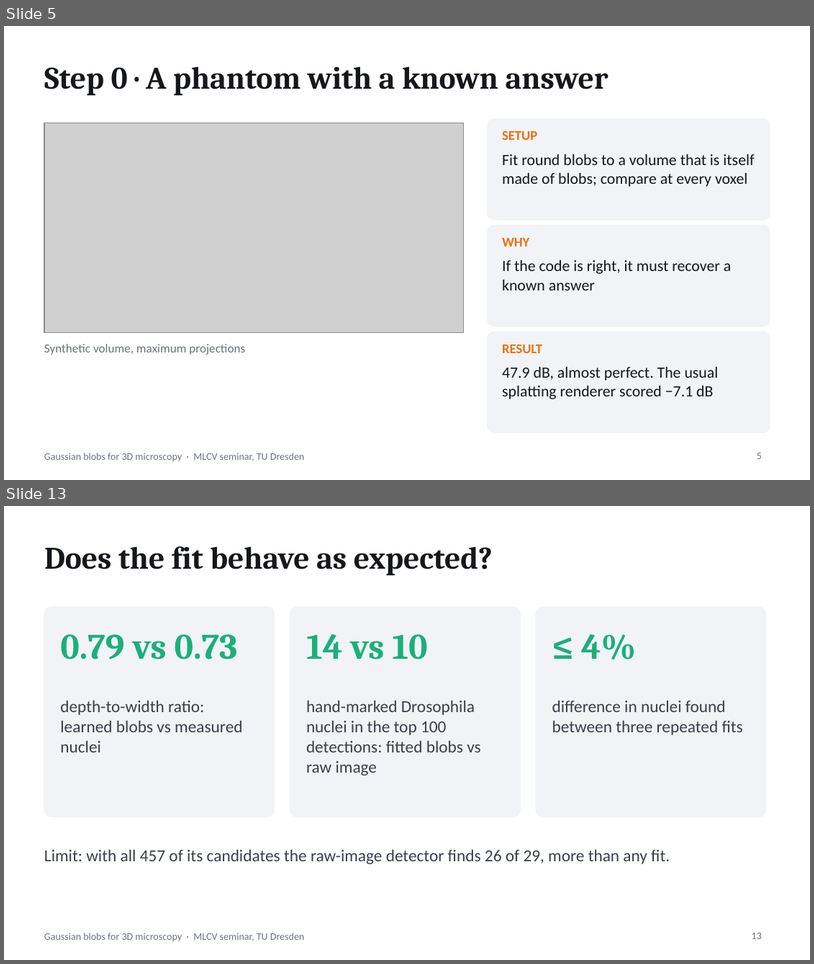
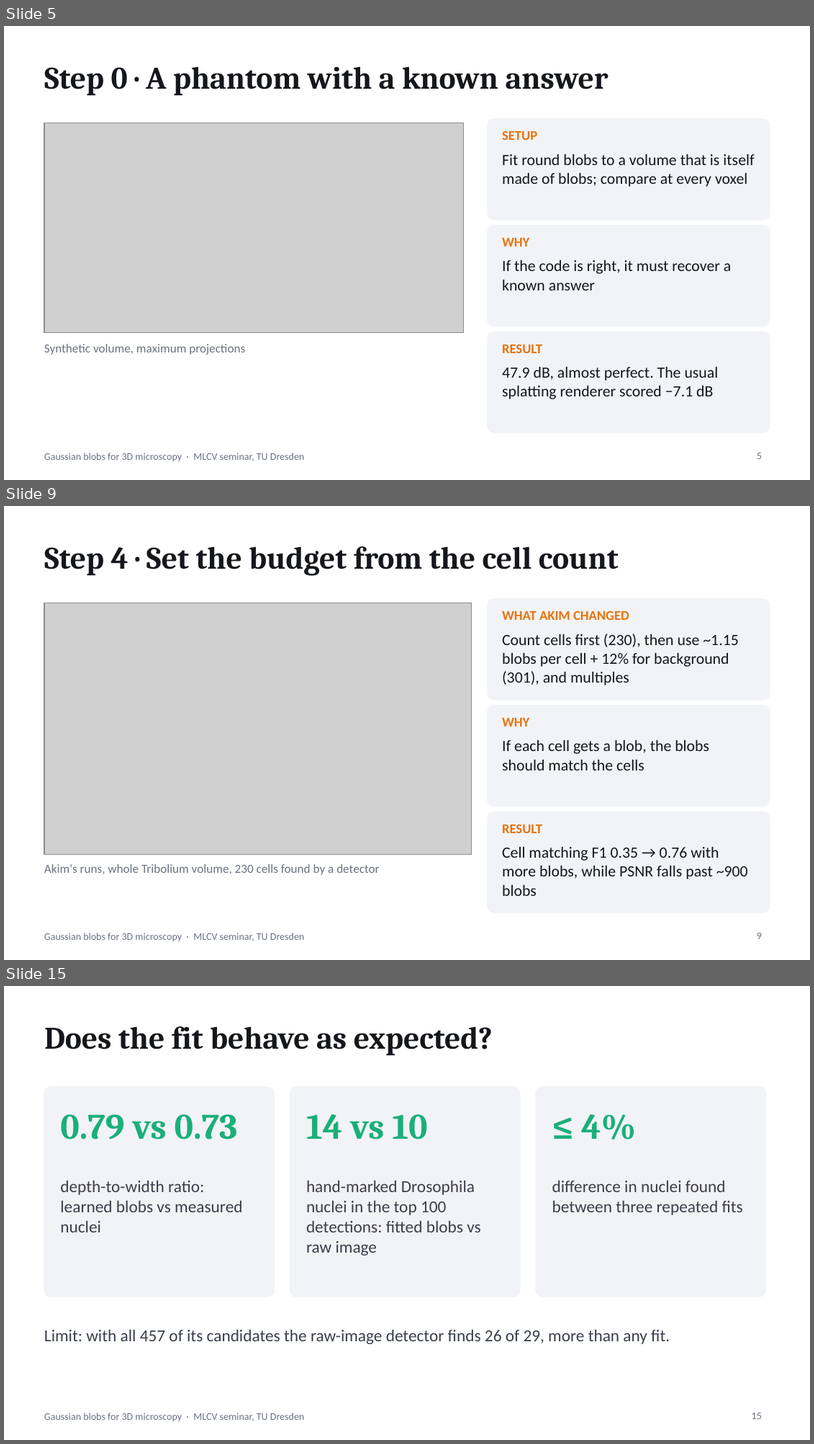
Before and after one commit to asadrizvi64/DeepLearning-Seminar-TeamProject, a slide deck: Gaussian_Blobs_Microscopy_v3.pptx. Shown one above the other, each under a label of ours: slides 5 and 13 before the commit, slides 5, 9 and 15 after it; the slides between them are not shown. The pictures are 814x964 and 814x1444 pixels, drawn with LibreOffice and Linux fonts; fonts in the diff are those of the drawing; grey boxes stand for pictures. Boxes give left, top, right and bottom in pixels: in the first picture for what was removed or moved away, otherwise in the second. Text is boxed around its words. In the diff, an @@ line names an element or a change of style, - is before the commit and + after.

```diff
--- a/Gaussian_Blobs_Microscopy_v3.pptx
+++ b/Gaussian_Blobs_Microscopy_v3.pptx
@@ slide 9 added at (x1=4, y1=506, x2=810, y2=960), background #FFFFFF; not listed: 1 template element that a slide beside it also shows @@
@@ title added at (x1=44, y1=546, x2=619, y2=576), 28 pt, text #15171C, bold @@
+Step 4 · Set the budget from the cell count
@@ picture added at (x1=44, y1=602, x2=472, y2=854) @@
@@ rounded rectangle added at (x1=488, y1=599, x2=770, y2=700), fill #F1F3F6, outline #F1F3F6 1 pt @@
@@ text added at (x1=502, y1=610, x2=630, y2=620), 12 pt, text #E8730C, bold @@
+WHAT AKIM CHANGED
@@ text added at (x1=502, y1=633, x2=738, y2=685), 14 pt, text #15171C @@
+Count cells first (230), then use ~1.15 blobs per cell + 12% for background (301), and multiples
@@ rounded rectangle added at (x1=488, y1=705, x2=770, y2=806), fill #F1F3F6, outline #F1F3F6 1 pt @@
@@ text added at (x1=502, y1=718, x2=530, y2=726), 12 pt, text #E8730C, bold @@
+WHY
@@ text added at (x1=502, y1=740, x2=710, y2=770), 14 pt, text #15171C @@
+If each cell gets a blob, the blobs should match the cells
@@ rounded rectangle added at (x1=488, y1=811, x2=770, y2=912), fill #F1F3F6, outline #F1F3F6 1 pt @@
@@ text added at (x1=502, y1=824, x2=543, y2=833), 12 pt, text #E8730C, bold @@
+RESULT
@@ text added at (x1=502, y1=847, x2=748, y2=896), 14 pt, text #15171C @@
+Cell matching F1 0.35 → 0.76 with more blobs, while PSNR falls past ~900 blobs
@@ text added at (x1=44, y1=864, x2=379, y2=875), 11 pt, text #6B7280 @@
+Akim's runs, whole Tribolium volume, 230 cells found by a detector
@@ page number added at (x1=757, y1=932, x2=762, y2=939), 9 pt, text #6B7280 @@
+9
@@ what was slide 13 is now slide 15 @@
```
Also in this commit, not shown: 6 slides changed, 1 other slide added, 5 other files.
